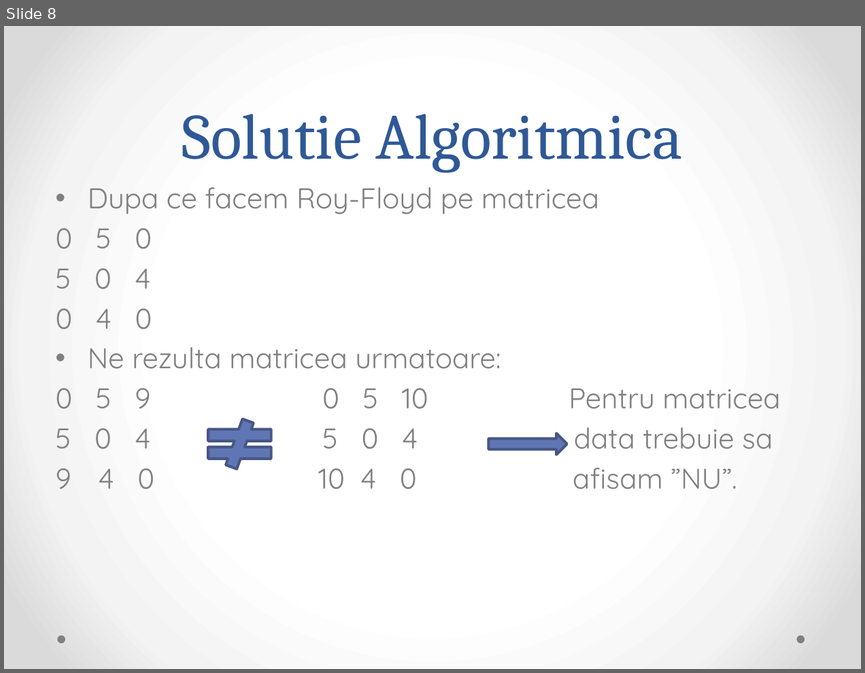
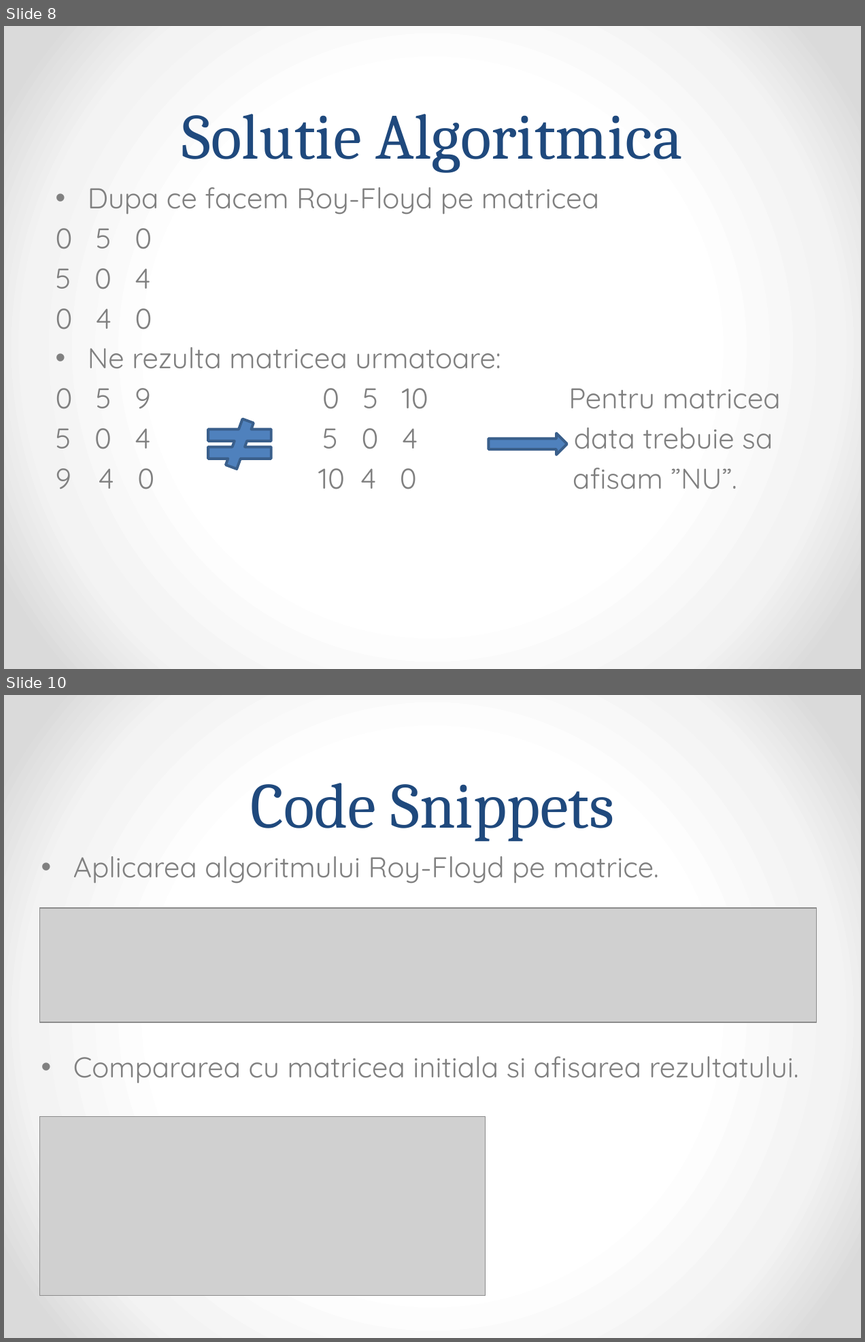
Before and after one commit to MickeyGT/Free-work-stuff, a slide deck: Presented-Problems/Turcu Gabriel - Rfinv.pptx. Shown one above the other, each under a label of ours: slide 8 before the commit, slides 8 and 10 after it; the slides between them are not shown. The pictures are 865x673 and 865x1342 pixels, drawn with LibreOffice and Linux fonts; fonts in the diff are those of the drawing; grey boxes stand for pictures. Boxes give left, top, right and bottom in pixels: in the first picture for what was removed or moved away, otherwise in the second. Text is boxed around its words. In the diff, an @@ line names an element or a change of style, - is before the commit and + after.

```diff
--- a/Presented-Problems/Turcu Gabriel - Rfinv.pptx
+++ b/Presented-Problems/Turcu Gabriel - Rfinv.pptx
@@ slide 10 added at [4, 695, 861, 1338], background gradient #FFFFFF to #F4F4F4 to #DADADA @@
@@ title added at [250, 783, 614, 841], 54 pt, text #1F497D @@
+Code Snippets
@@ text added at [73, 856, 799, 1083], 24 pt, text #808080 @@
+• Aplicarea algoritmului Roy-Floyd pe matrice.
+• Compararea cu matricea initiala si afisarea rezultatului.
@@ picture added at [40, 907, 816, 1021] @@
@@ picture added at [40, 1117, 485, 1295] @@
@@ slide 8 changed as well @@
@@ title "Solutie Algoritmica" at [182, 114, 683, 172]: text colour #2F5897 to #1F497D @@
@@ math not equal at [197, 418, 283, 468]: fill #6076B4 to #4F81BD; outline #475785 2.25 pt to #3A5F8C 2.25 pt @@
@@ right arrow at [488, 433, 567, 454]: fill #6076B4 to #4F81BD; outline #475785 2.25 pt to #3A5F8C 2.25 pt @@
@@ ellipse removed at [57, 635, 65, 643] @@
@@ ellipse removed at [797, 635, 804, 643] @@
```
Also in this commit, not shown: 7 other slides changed, 2 other slides added, 4 other files.
